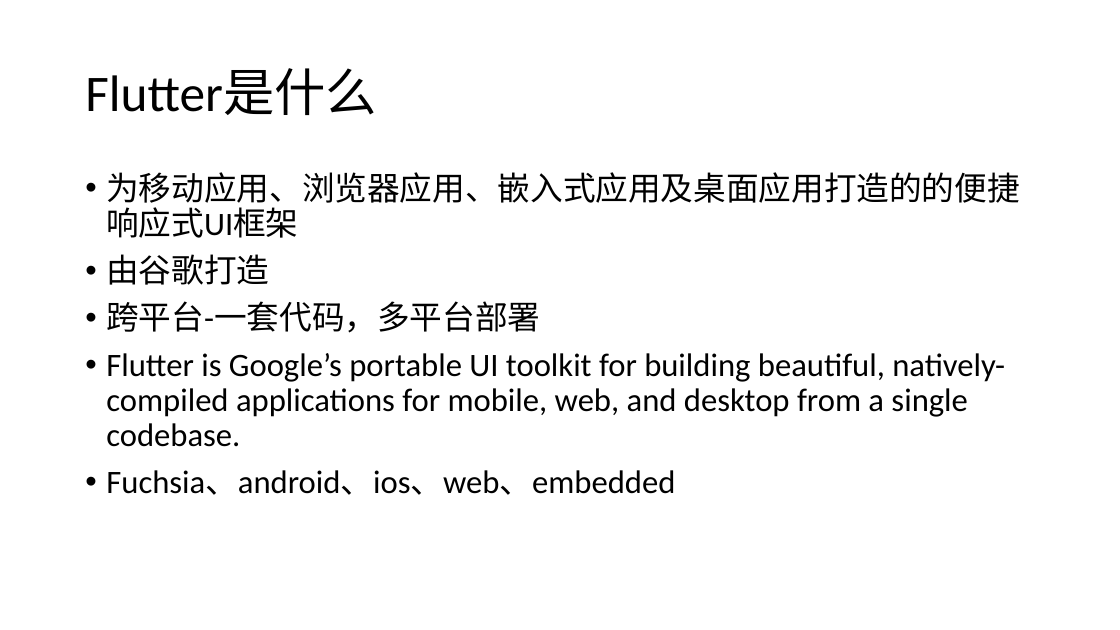
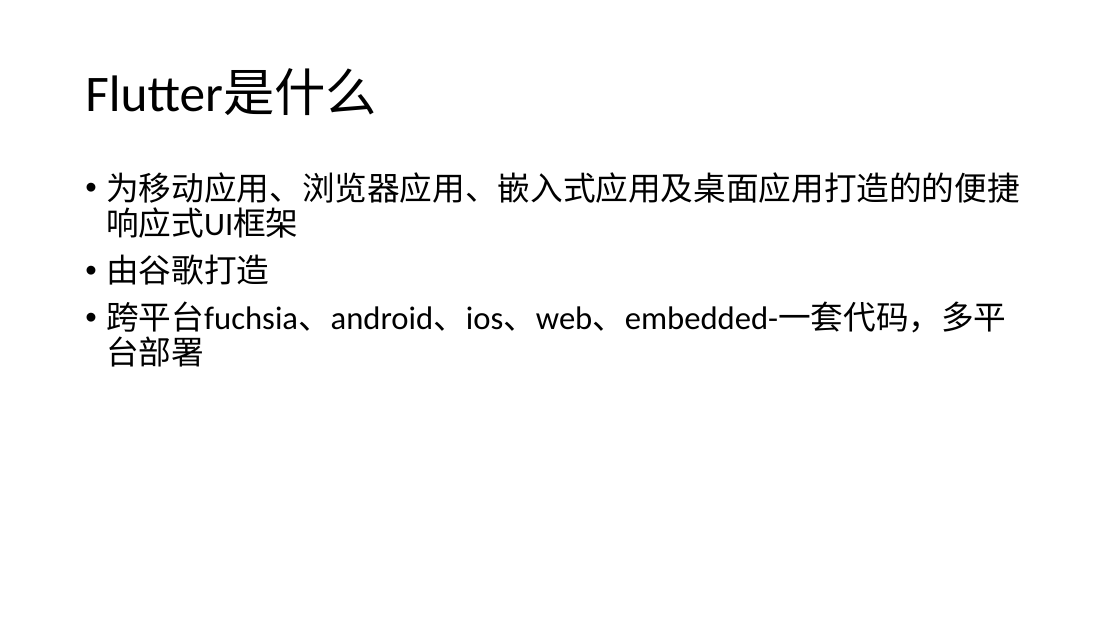
Before and after one commit to strever/realme, a slide deck: slide 2 of assets/misc/flutter.pptx. Drawn at 1120x630 pixels with LibreOffice and Linux fonts; fonts in the diff are those of the drawing. Boxes give left, top, right and bottom in pixels: in the first picture for what was removed or moved away, otherwise in the second. Text is boxed around its words. In the diff, an @@ line names an element or a change of style, - is before the commit and + after.

```diff
--- a/assets/misc/flutter.pptx
+++ b/assets/misc/flutter.pptx
@@ text at <box>106,301,1006,367</box>: text changed @@
-• 跨平台-一套代码，多平台部署
-• Flutter is Google’s portable UI toolkit for building beautiful, natively-compiled applications for mobile, web, and desktop from a single codebase.
-• Fuchsia、android、ios、web、embedded
+• 跨平台fuchsia、android、ios、web、embedded-一套代码，多平台部署
```
Also in this commit, not shown: 2 other slides changed, 9 slides added, 1 slide removed, 22 other files.
